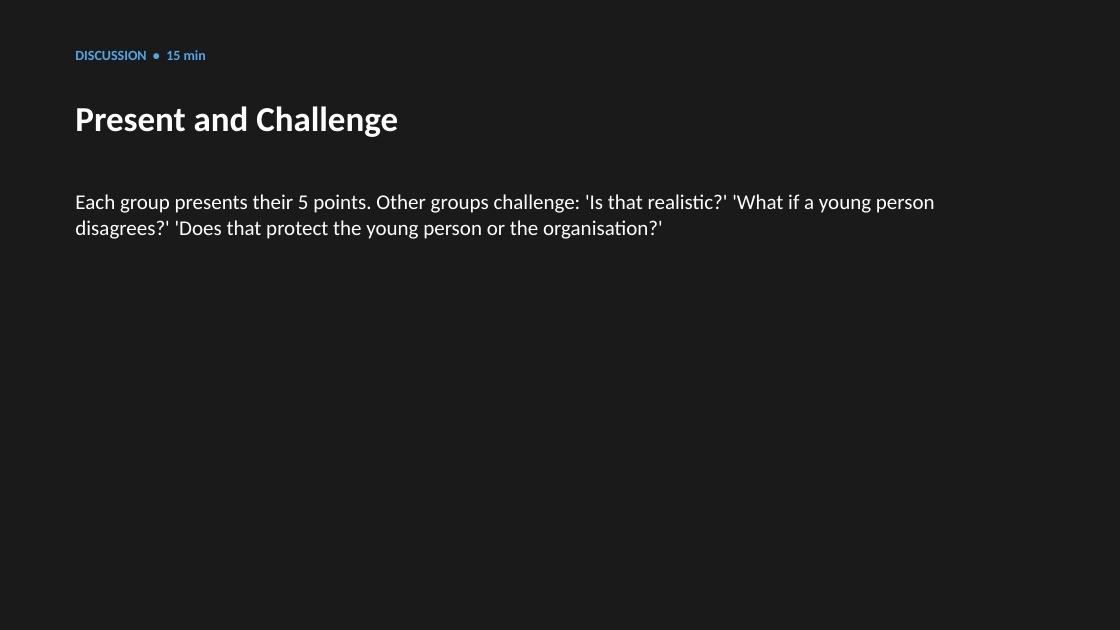
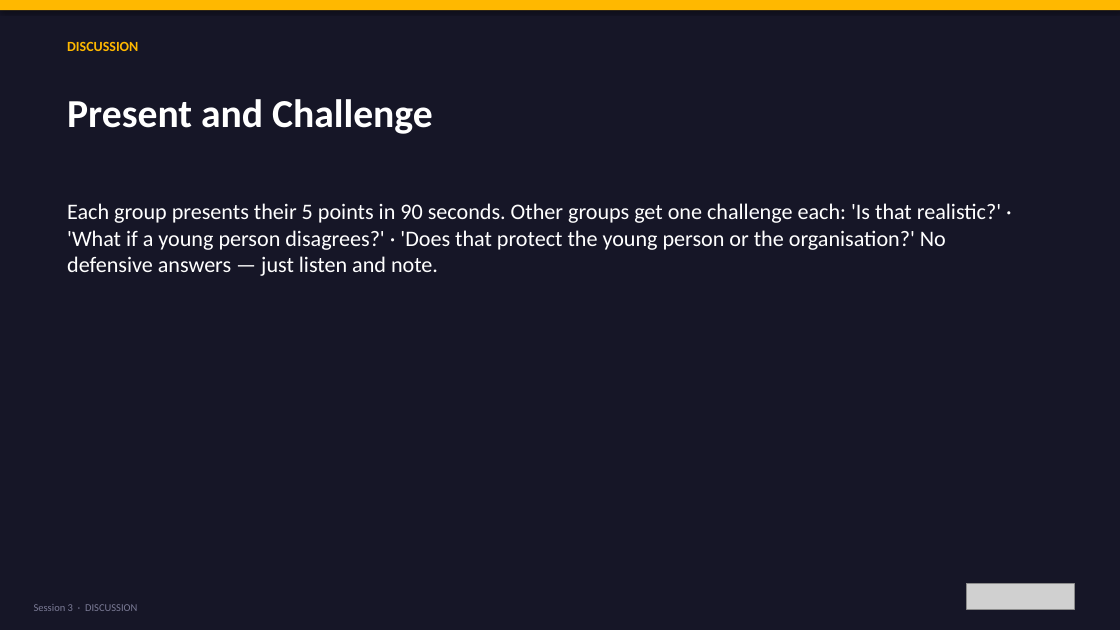
Before and after one commit to bh1ff/cpd-v2, a slide deck: slide 24 of assets/downloads/Session-3-Keeping-Young-People-Safe-Online.pptx (slide 13 before the commit). Drawn at 1120x630 pixels with LibreOffice and Linux fonts; fonts in the diff are those of the drawing; grey boxes stand for pictures. Boxes give left, top, right and bottom in pixels: in the first picture for what was removed or moved away, otherwise in the second. Text is boxed around its words. In the diff, an @@ line names an element or a change of style, - is before the commit and + after.

```diff
--- a/assets/downloads/Session-3-Keeping-Young-People-Safe-Online.pptx
+++ b/assets/downloads/Session-3-Keeping-Young-People-Safe-Online.pptx
@@ background #1A1A1A to #161627 @@
@@ rectangle added at [0,0,1120,10], fill #FFB800 @@
@@ text at [67,42,138,51]: text changed; text colour #4EA8E6 to #FFB800 @@
-DISCUSSION • 15 min
+DISCUSSION
@@ text "Present and Challenge": place and size @@
-text "Present and Challenge" at [75,106,398,137]
+text "Present and Challenge" at [67,99,433,134]
@@ text "Present and Challenge" at [67,99,433,134]: size 30 to 34 pt @@
@@ text at [67,203,1001,276]: text changed; size 18 to 19 pt @@
-Each group presents their 5 points. Other groups challenge: 'Is that realistic?' 'What if a young person disagrees?' 'Does that protect the young person or the organisation?'
+Each group presents their 5 points in 90 seconds. Other groups get one challenge each: 'Is that realistic?' · 'What if a young person disagrees?' · 'Does that protect the young person or the organisation?' No defensive answers — just listen and note.
@@ picture added at [966,584,1075,609] @@
@@ text added at [34,604,137,611], 9 pt, text #7B7B96 @@
+Session 3 · DISCUSSION
```
Also in this commit, not shown: 15 other slides changed, 16 slides added, 1 slide removed, 2 other files.
